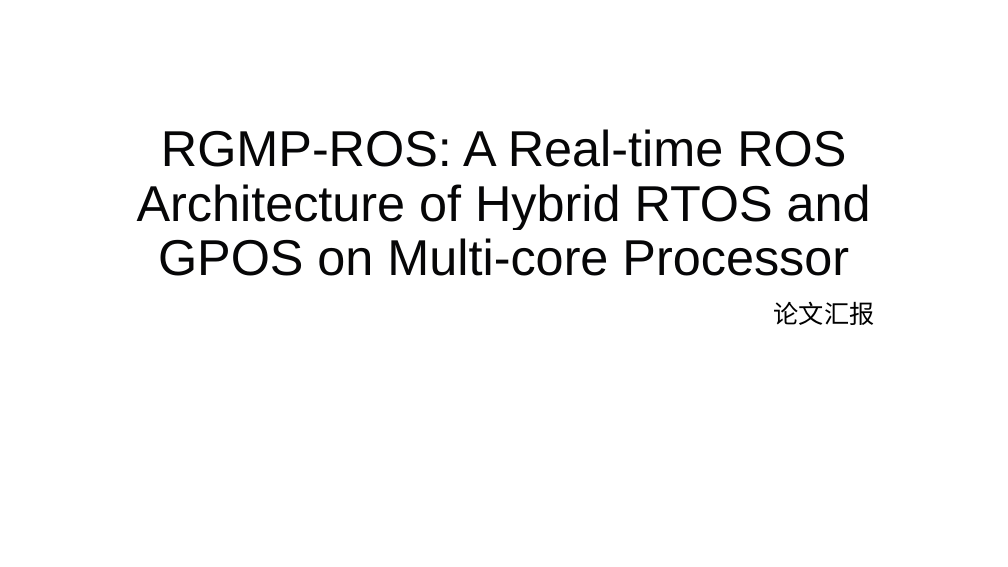
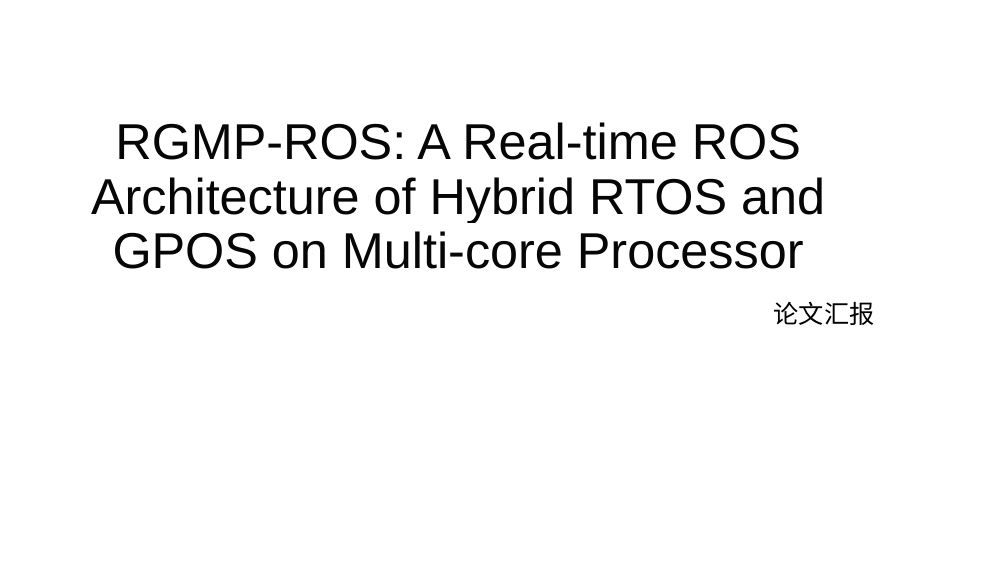
Before and after one commit to ArthurWANGZHE/plct, a slide deck: slide 1 of Task19/RGMP_ROS.pptx. Drawn at 1008x567 pixels with LibreOffice and Linux fonts; fonts in the diff are those of the drawing. Boxes give left, top, right and bottom in pixels: in the first picture for what was removed or moved away, otherwise in the second. Text is boxed around its words. In the diff, an @@ line names an element or a change of style, - is before the commit and + after.

```diff
--- a/Task19/RGMP_ROS.pptx
+++ b/Task19/RGMP_ROS.pptx
@@ title "RGMP-ROS: A Real-time ROS Architecture ...": place and size @@
-title "RGMP-ROS: A Real-time ROS Architecture ..." at [137,129,871,276]
+title "RGMP-ROS: A Real-time ROS Architecture ..." at [91,122,825,269]
```
Also in this commit, not shown: 2 other slides changed, 3 slides added, 4 slides removed, 2 other files.
